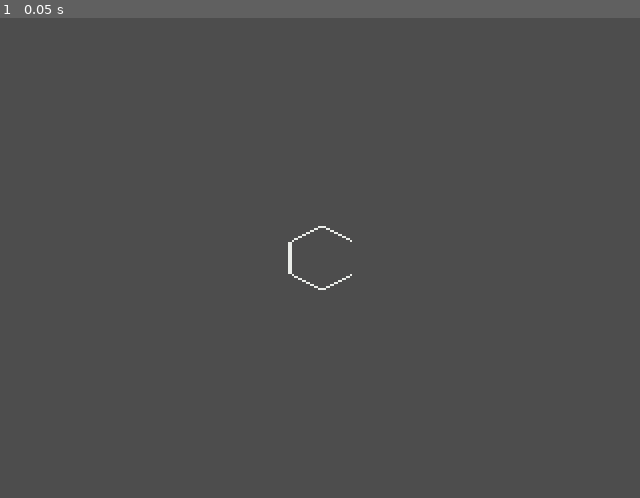
Above: before the commit, frame 1.
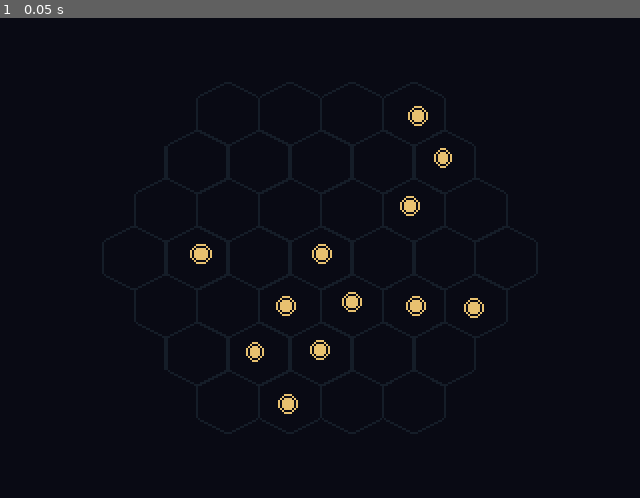
Above: after the commit, the same moment.

Repository: Paraldos/stellar-dominion-3
Game: Godot game, scene res://world.tscn
Two runs of this game, one before a commit and one after it. Both use one fixed random seed, a clock stepped at 60 frames per second and the inputs below.
Inputs:
- Up to frame 1 (0.05 s): no input

The runs differ from the first frame. In frame 1, 100% of the frame differs, in the area x 0-100%, y 0-100%.

Commit message:
basic map setup

Diff:
--- a/project.godot
+++ b/project.godot
@@ -18,6 +18,7 @@
 [autoload]
 
 GameData="*uid://wochdo37jubj"
+MapHelper="*uid://bbry06urv2r0v"
 
 [display]
 
--- a/singeltons/game_data.gd
+++ b/singeltons/game_data.gd
@@ -1,4 +1,50 @@
 extends Node
 
-var map_size = 1
+var map_size = 3
 var tile_size = Vector2(31,32)
+var hexes = []
+var stars = {}
+var star_names = [
+	"Solara",
+	"Auriga",
+	"Vega",
+	"Altair",
+	"Sirius",
+	"Rigel",
+	"Arcturus",
+	"Bellatrix",
+	"Capella",
+	"Deneb",
+	"Fomalhaut",
+	"Antares",
+	"Aldebaran",
+	"Procyon",
+	"Polaris",
+	"Spica",
+	"Castor",
+	"Pollux",
+	"Mirach",
+	"Alcyone",
+	"Erebus",
+	"Nebulon",
+	"Hyperion",
+	"Valeria",
+	"Xanthos"
+]
+
+func new_game(new_map_size = 4):
+	map_size = new_map_size
+	hexes = MapHelper.get_hex_list(map_size)
+	_get_stars()
+
+func _get_stars():
+	var amount_of_stars = hexes.size() / 3
+	hexes.shuffle()
+	star_names.shuffle()
+	for star in amount_of_stars:
+		var offset = Vector2(randi_range(-2,2), randi_range(-2,2))
+		stars[star] = {
+			name = star_names[star],
+			hex = hexes[star],
+			offset = offset
+		}
--- /dev/null
+++ b/singeltons/map_helper.gd
@@ -0,0 +1,38 @@
+extends Node
+
+func _get_neighbours(cell: Vector2i) -> Array[Vector2i]:
+	var neighbours: Array[Vector2i]
+	if cell.y % 2 == 0:
+		neighbours = [
+			cell + Vector2i(1, 0),
+			cell + Vector2i(0, 1),
+			cell + Vector2i(-1, 1),
+			cell + Vector2i(-1, 0),
+			cell + Vector2i(-1, -1),
+			cell + Vector2i(0, -1),
+		]
+	else:
+		neighbours = [
+			cell + Vector2i(1, 0),
+			cell + Vector2i(1, 1),
+			cell + Vector2i(0, 1),
+			cell + Vector2i(-1, 0),
+			cell + Vector2i(0, -1),
+			cell + Vector2i(1, -1),
+		]
+	return neighbours
+
+func get_hex_list(size: int) -> Array[Vector2i]:
+	var center := Vector2i(0, 0)
+	var hexes: Array[Vector2i] = [center]
+	var current_ring := [center]
+	hexes = [center]
+	for distance in range(size - 1):
+		var next_ring := []
+		for cell in current_ring:
+			for neighbour in _get_neighbours(cell):
+				if hexes.has(neighbour): continue
+				hexes.push_back(neighbour)
+				next_ring.append(neighbour)
+		current_ring = next_ring
+	return hexes
--- /dev/null
+++ b/star.tscn
@@ -0,0 +1,8 @@
+[gd_scene format=3 uid="uid://dm1w6420xd6lo"]
+
+[ext_resource type="Texture2D" uid="uid://d0fo1bw5gnyp6" path="res://assets/img/star.png" id="1_46ao5"]
+
+[node name="Star" type="Node2D" unique_id=217420733]
+
+[node name="Sprite2D" type="Sprite2D" parent="." unique_id=85332700]
+texture = ExtResource("1_46ao5")
--- a/world.gd
+++ b/world.gd
@@ -1,30 +1,23 @@
 extends Node2D
 
 @onready var tile_map: TileMapLayer = $TileMap
+@onready var stars: Node2D = %Stars
+const STAR_BP = preload("uid://dm1w6420xd6lo")
 const HEX_ID := 0
 const HEX_ATLAS_COORDS := Vector2i(0, 0)
 
 func _ready() -> void:
-	draw_hex_circle(GameData.map_size)
+	GameData.new_game()
+	draw_hexes()
 
-func draw_hex_circle(size: int) -> void:
+func draw_hexes() -> void:
 	tile_map.clear()
-
-	var center := Vector2i(0, 0)
-	var current_ring := [Vector2i(0, 0)]
-	var used_cells := {center: true}
-
-	tile_map.set_cell(center, HEX_ID, HEX_ATLAS_COORDS)
-
-	for distance in range(size - 1):
-		var next_ring := []
-
-		for cell in current_ring:
-			for neighbour in tile_map.get_surrounding_cells(cell):
-				if used_cells.has(neighbour): continue
-				used_cells[neighbour] = true
-				tile_map.set_cell(neighbour, HEX_ID, HEX_ATLAS_COORDS)
-				next_ring.append(neighbour)
-
-
-		current_ring = next_ring
+	for hex in GameData.hexes:
+		tile_map.set_cell(hex, HEX_ID, HEX_ATLAS_COORDS)
+	for key in GameData.stars:
+		var star = GameData.stars[key]
+		var new_star = STAR_BP.instantiate()
+		print(star.hex)
+		new_star.global_position = tile_map.map_to_local(star.hex)
+		new_star.global_position += Vector2(-15,-16) + star.offset
+		stars.add_child(new_star)
--- a/world.tscn
+++ b/world.tscn
@@ -1,4 +1,4 @@
-[gd_scene format=4 uid="uid://ba26ia6ilvb3s"]
+[gd_scene format=3 uid="uid://ba26ia6ilvb3s"]
 
 [ext_resource type="Texture2D" uid="uid://bsge8bid7r7sh" path="res://assets/img/hex.png" id="1_f3sb7"]
 [ext_resource type="Script" uid="uid://d28u2ybol0qov" path="res://world.gd" id="1_fj7yv"]
@@ -16,10 +16,26 @@
 [node name="World" type="Node2D" unique_id=34023231]
 script = ExtResource("1_fj7yv")
 
+[node name="CanvasLayer" type="CanvasLayer" parent="." unique_id=82703264]
+layer = -99999
+
+[node name="ColorRect" type="ColorRect" parent="CanvasLayer" unique_id=398221596]
+anchors_preset = 15
+anchor_right = 1.0
+anchor_bottom = 1.0
+grow_horizontal = 2
+grow_vertical = 2
+size_flags_horizontal = 3
+size_flags_vertical = 3
+color = Color(0.03529412, 0.039215688, 0.078431375, 1)
+
 [node name="TileMap" type="TileMapLayer" parent="." unique_id=1329786184]
 position = Vector2(-15, -16)
-tile_map_data = PackedByteArray("AAAAAAAAAAAAAAAAAAD//wEAAAAAAAAAAAD//wAAAAAAAAAAAAD/////AAAAAAAAAAAAAP//AAAAAAAAAAAAAAEAAAAAAAAAAAABAAAAAAAAAAAAAAA=")
+tile_map_data = PackedByteArray(0, 0, 1, 0, 1, 0, 0, 0, 0, 0, 0, 0, 0, 0)
 tile_set = SubResource("TileSet_tlwt5")
 metadata/_edit_lock_ = true
 
+[node name="Stars" type="Node2D" parent="." unique_id=136656778]
+unique_name_in_owner = true
+
 [node name="Camera2D" type="Camera2D" parent="." unique_id=279531473]
Binary file changed: assets/img/hex.aseprite
Binary file changed: assets/img/hex.png
Binary file added: assets/img/star.aseprite
Binary file added: assets/img/star.png
Not shown, added: assets/img/star.png.import
Not shown, added: singeltons/map_helper.gd.uid
